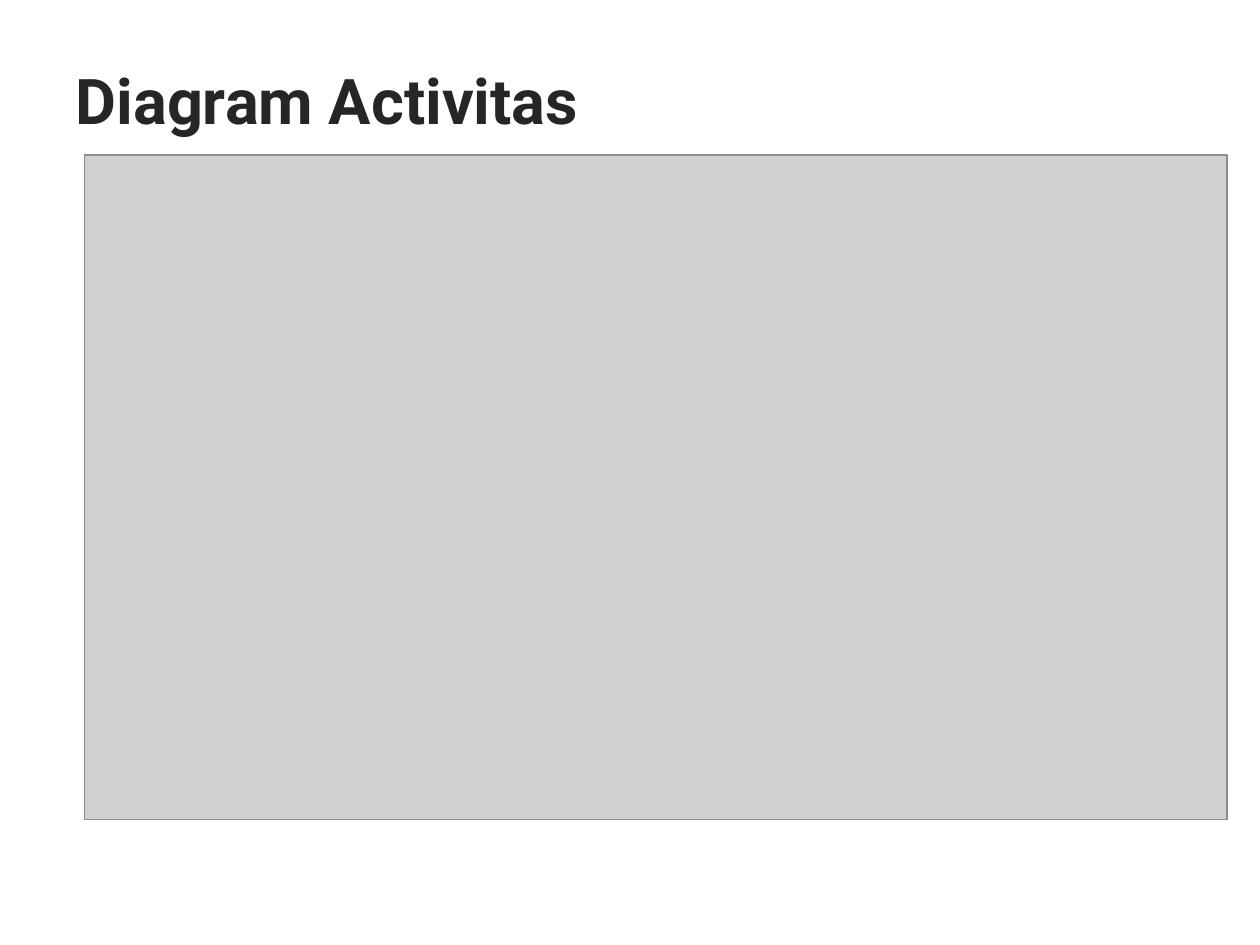
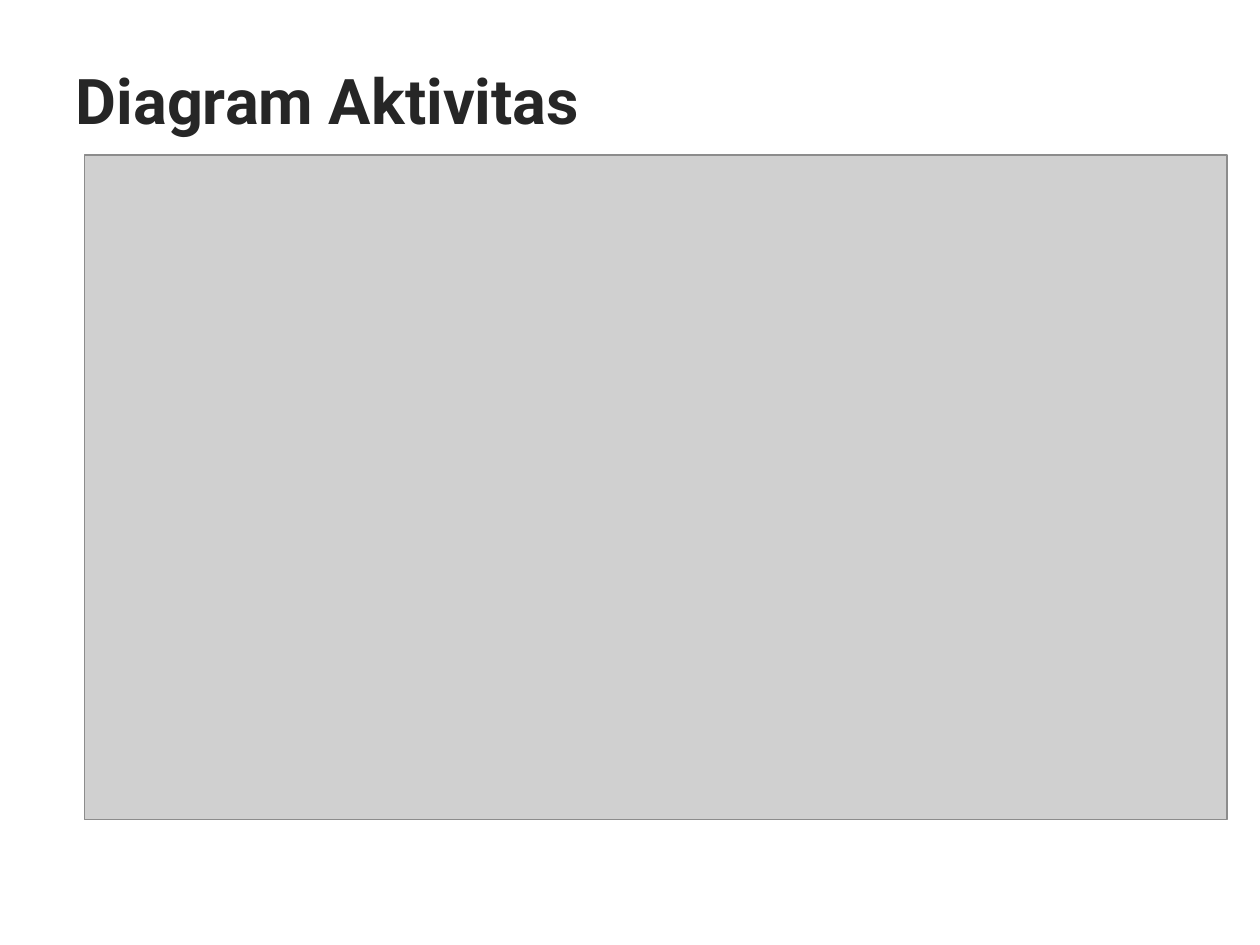
Before and after one commit to F13nd-RifanAlamsyah/lap_kp, a slide deck: slide 7 of PPT Kp RifanSinta.ppt. Drawn at 1260x945 pixels with LibreOffice and Linux fonts; fonts in the diff are those of the drawing; grey boxes stand for pictures; background and template pictures are left out. Boxes give left, top, right and bottom in pixels: in the first picture for what was removed or moved away, otherwise in the second. Text is boxed around its words. In the diff, an @@ line names an element or a change of style, - is before the commit and + after.

```diff
--- a/PPT Kp RifanSinta.ppt
+++ b/PPT Kp RifanSinta.ppt
@@ title at (x1=76, y1=76, x2=579, y2=137): text changed @@
-Diagram Activitas
+Diagram Aktivitas
```
Also in this commit, not shown: 1 other file.
